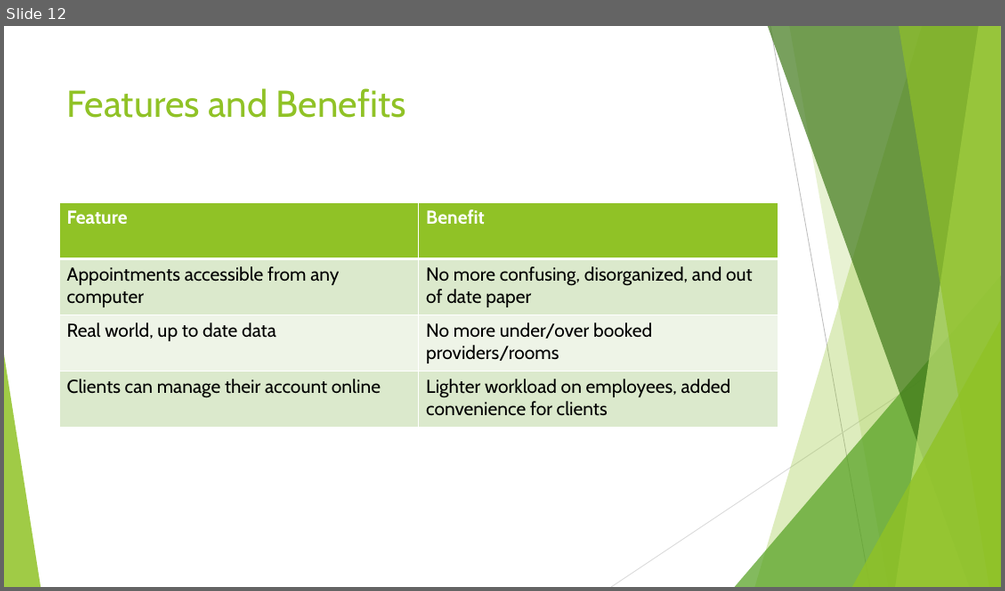
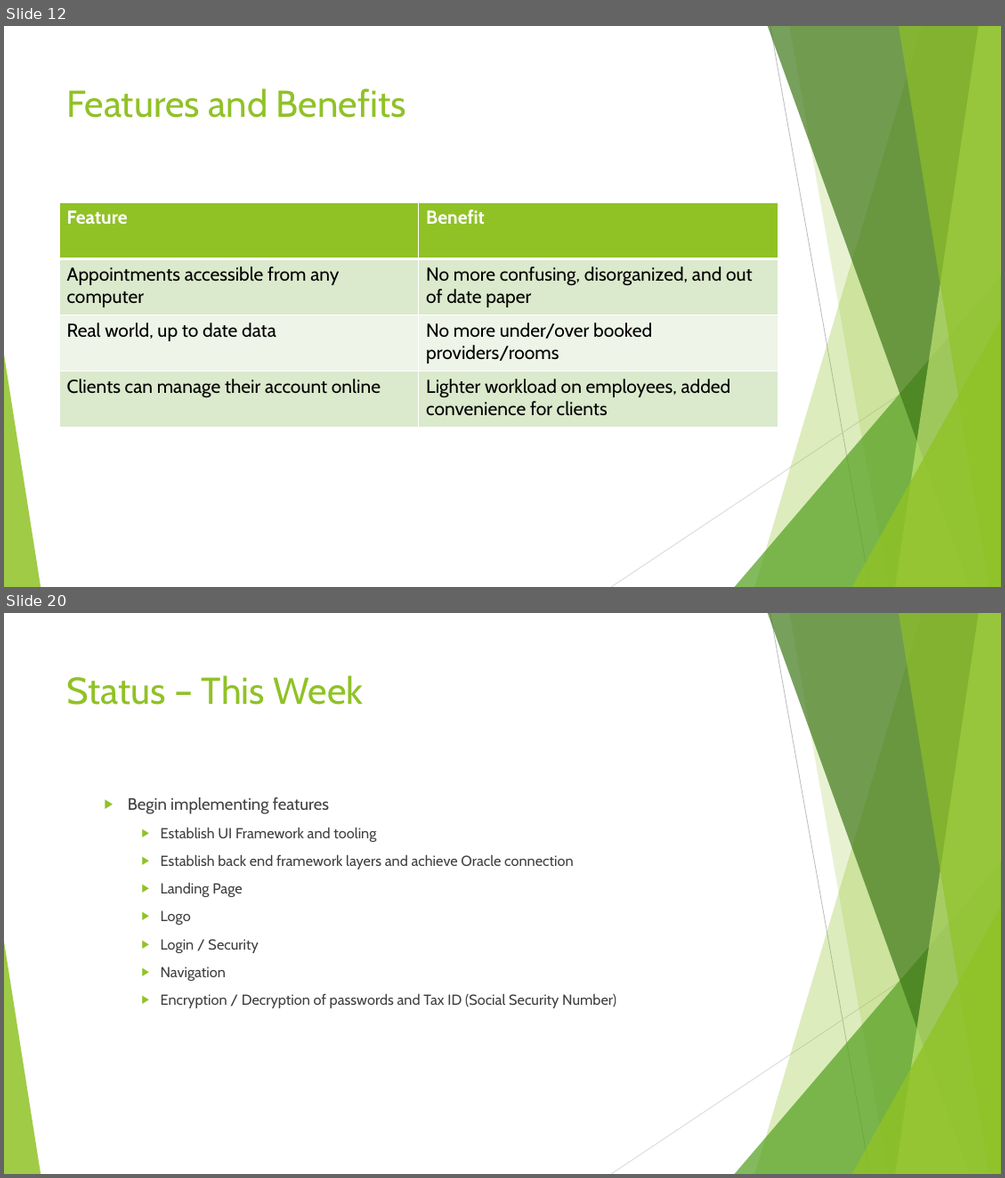
Before and after one commit to franzcatch/Clinic, a slide deck: Docs/Adam Franzen COSC6000 FA2 2016 Presentation 3.pptx. Shown one above the other, each under a label of ours: slide 12 before the commit, slides 12 and 20 after it; the slides between them are not shown. The pictures are 1005x591 and 1005x1178 pixels, drawn with LibreOffice and Linux fonts; fonts in the diff are those of the drawing. Boxes give left, top, right and bottom in pixels: in the first picture for what was removed or moved away, otherwise in the second. Text is boxed around its words. In the diff, an @@ line names an element or a change of style, - is before the commit and + after.

```diff
--- a/Docs/Adam Franzen COSC6000 FA2 2016 Presentation 3.pptx
+++ b/Docs/Adam Franzen COSC6000 FA2 2016 Presentation 3.pptx
@@ slide 20 added at (x1=4, y1=613, x2=1001, y2=1174), background #FFFFFF; not listed: 10 template elements that a slide beside it also shows @@
@@ title added at (x1=67, y1=675, x2=364, y2=705), 36 pt, text #90C226 @@
+Status – This Week
@@ text added at (x1=128, y1=797, x2=616, y2=1008), 14 pt, text #404040 @@
+  ▶ Begin implementing features
+    ▶ Establish UI Framework and tooling
+    ▶ Establish back end framework layers and achieve Oracle connection
+    ▶ Landing Page
+    ▶ Logo
+    ▶ Login / Security
+    ▶ Navigation
+    ▶ Encryption / Decryption of passwords and Tax ID (Social Security Number)
```
Also in this commit, not shown: 10 slides changed, 4 other slides added, 3 slides removed, 4 other files.
